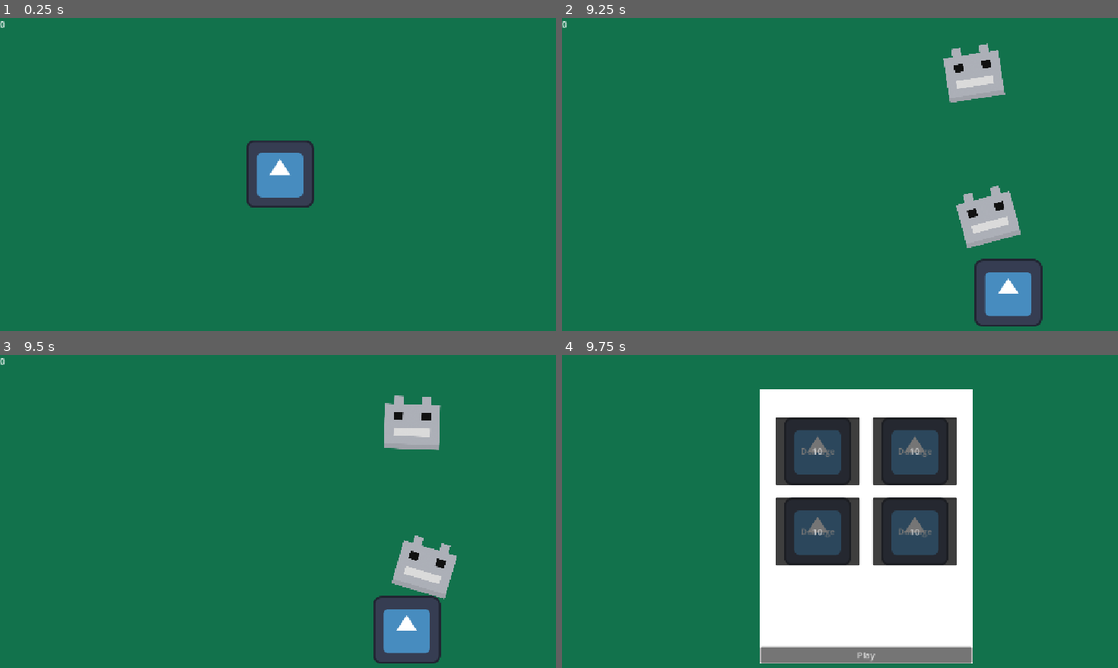
Above: before the commit, frames 1-4 (two rows, left to right).
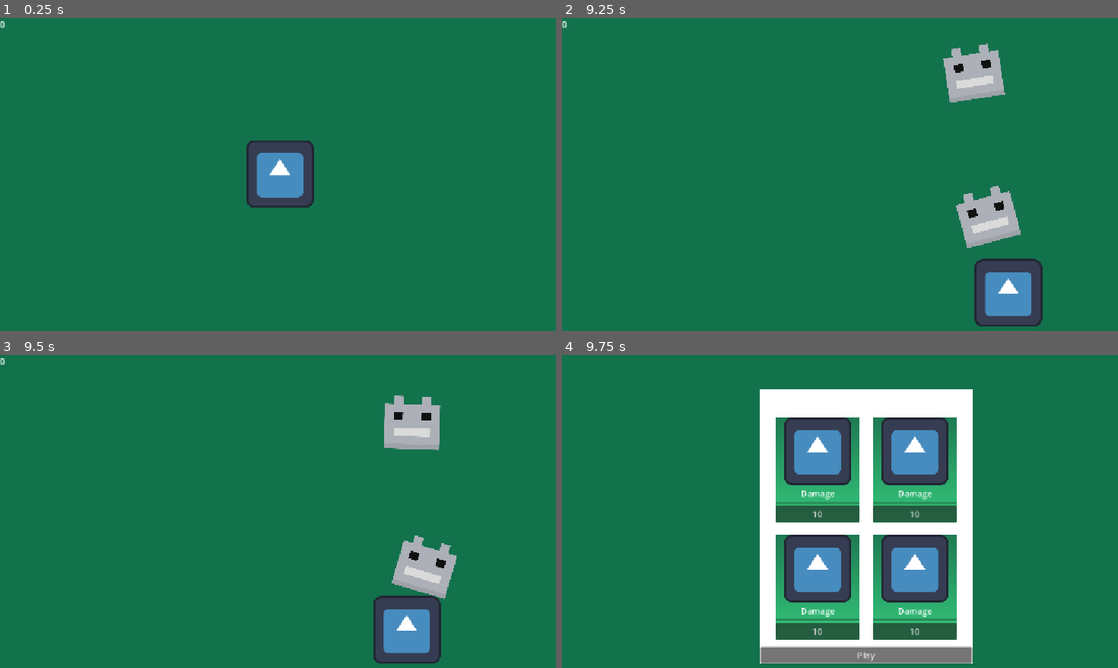
Above: after the commit, the same moments.

Repository: NxtCreator/little-archery
Game: Godot game, scene res://scenes/main.tscn
The game is run twice, just before and just after one commit, with the same random seed, the same clock (stepped at 60 frames per second) and the same inputs. The engine's default icon, where the game draws it, is replaced by a stand-in: a white triangle on a blue panel in a dark square.
Inputs (mouse positions are in pixels of both pictures, inside the frame that each line leads up to):
- Up to frame 1 (0.25 s): no input
- Up to frame 2 (9.25 s): tap Enter at 0.5 s; move the mouse to (1001, 171) at 0.52 s; hold D (move_right) 0.53-1.28 s; tap Alt every 1.5 s from 0.6 to 8.1 s; click (1001, 171) at 0.67 s; move the mouse to (745, 205) at 1.27 s; hold S (move_down) 1.28-2.03 s; tap Shift every 1.5 s from 1.35 to 8.85 s; move the mouse to (928, 115) at 2.02 s; hold D (move_right) 2.03-2.78 s; move the mouse to (834, 259) at 2.77 s; hold W (move_up) 2.78-3.53 s; click (834, 259) at 2.92 s; move the mouse to (1051, 240) at 3.52 s; hold A (move_left) 3.53-5.03 s; move the mouse to (684, 136) at 4.27 s; move the mouse to (895, 190) at 5.02 s; hold S (move_down) 5.03-5.78 s; click (895, 190) at 5.17 s; move the mouse to (773, 102) at 5.77 s; hold D (move_right) 5.78-6.53 s; move the mouse to (1001, 171) at 6.52 s; hold W (move_up) 6.53-7.28 s; move the mouse to (745, 205) at 7.27 s; hold D (move_right) 7.28-8.03 s; click (745, 205) at 7.42 s; move the mouse to (928, 115) at 8.02 s; hold S (move_down) 8.03-8.78 s; move the mouse to (834, 259) at 8.77 s; hold A (move_left) from 8.78 s (still down)
- Up to frame 3 (9.5 s): keep holding A (move_left)
- Up to frame 4 (9.75 s): move the mouse to (1051, 577) at 9.52 s; release A (move_left) at 9.53 s; hold W (move_up) from 9.53 s (still down); tap Alt at 9.6 s; click (1051, 577) at 9.67 s

Frames 1-3 are identical in both runs. In frame 4, 20% of the frame differs, in the area x 38-71%, y 19-91%.

Commit message:
Add vertical green gradient background to upgrade card

Diff:
--- a/scenes/upgrade_card.tscn
+++ b/scenes/upgrade_card.tscn
@@ -3,30 +3,44 @@
 [ext_resource type="Texture2D" uid="uid://cxtexrrk3vg4p" path="res://icon.svg" id="1_62kwj"]
 [ext_resource type="Script" uid="uid://cwt1u2m0mf5es" path="res://scenes/upgrade_card.gd" id="1_ew4bf"]
 
+[sub_resource type="Gradient" id="Gradient_ew4bf"]
+colors = PackedColorArray(0.12156863, 0.47843137, 0.32156864, 1, 0.20392157, 0.78039217, 0.48235294, 1)
+
+[sub_resource type="GradientTexture2D" id="GradientTexture2D_qktli"]
+gradient = SubResource("Gradient_ew4bf")
+fill_to = Vector2(0, 1)
+
+[sub_resource type="StyleBoxTexture" id="StyleBoxTexture_62jd7"]
+texture = SubResource("GradientTexture2D_qktli")
+
 [node name="UpgradeCard" type="PanelContainer" unique_id=930133912]
 custom_minimum_size = Vector2(160, 0)
 offset_right = 160.0
 offset_bottom = 198.0
+theme_override_styles/panel = SubResource("StyleBoxTexture_62jd7")
 script = ExtResource("1_ew4bf")
 
-[node name="TextureRect" type="TextureRect" parent="." unique_id=1368726042]
+[node name="VBoxContainer" type="VBoxContainer" parent="." unique_id=289461758]
+layout_mode = 2
+
+[node name="TextureRect" type="TextureRect" parent="VBoxContainer" unique_id=1368726042]
 custom_minimum_size = Vector2(128, 128)
 layout_mode = 2
 texture = ExtResource("1_62kwj")
 expand_mode = 1
 stretch_mode = 5
 
-[node name="Label" type="Label" parent="." unique_id=658641159]
+[node name="Label" type="Label" parent="VBoxContainer" unique_id=658641159]
 layout_mode = 2
 text = "Damage"
 horizontal_alignment = 1
 
-[node name="ProgressBar" type="ProgressBar" parent="." unique_id=2067469990]
+[node name="ProgressBar" type="ProgressBar" parent="VBoxContainer" unique_id=2067469990]
 layout_mode = 2
 show_percentage = false
 
-[node name="PurchaseButton" type="Button" parent="." unique_id=795331681]
+[node name="PurchaseButton" type="Button" parent="VBoxContainer" unique_id=795331681]
 layout_mode = 2
 text = "10"
 
-[connection signal="pressed" from="PurchaseButton" to="." method="_on_purchase_button_pressed"]
+[connection signal="pressed" from="VBoxContainer/PurchaseButton" to="." method="_on_purchase_button_pressed"]
